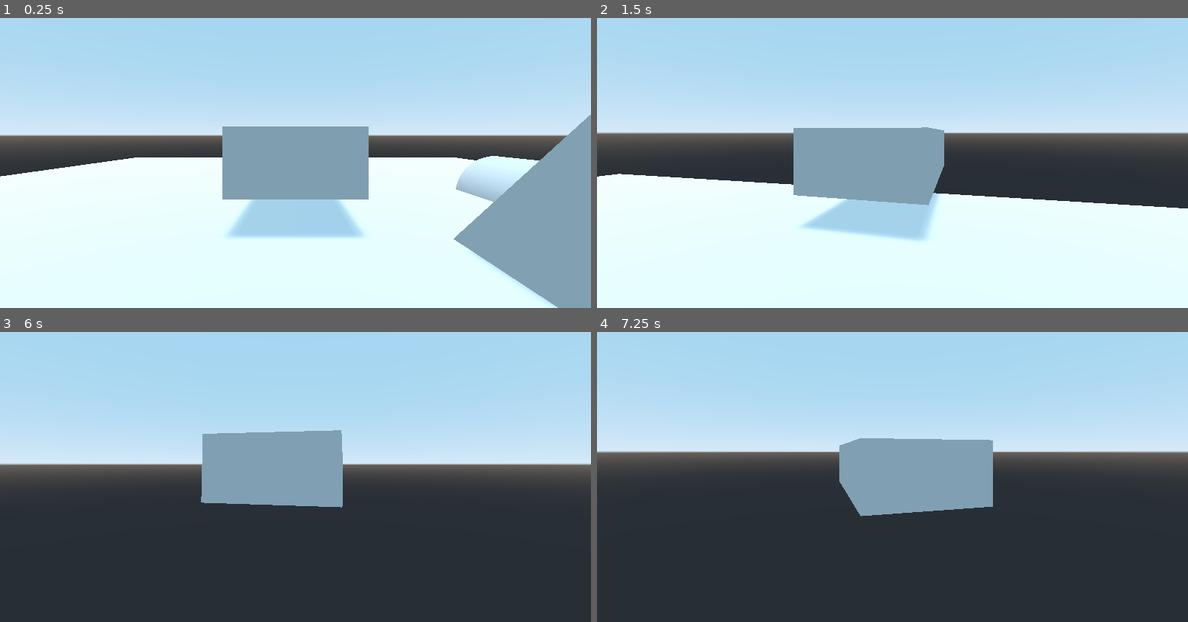
Above: before the commit, frames 1-4 (two rows, left to right).
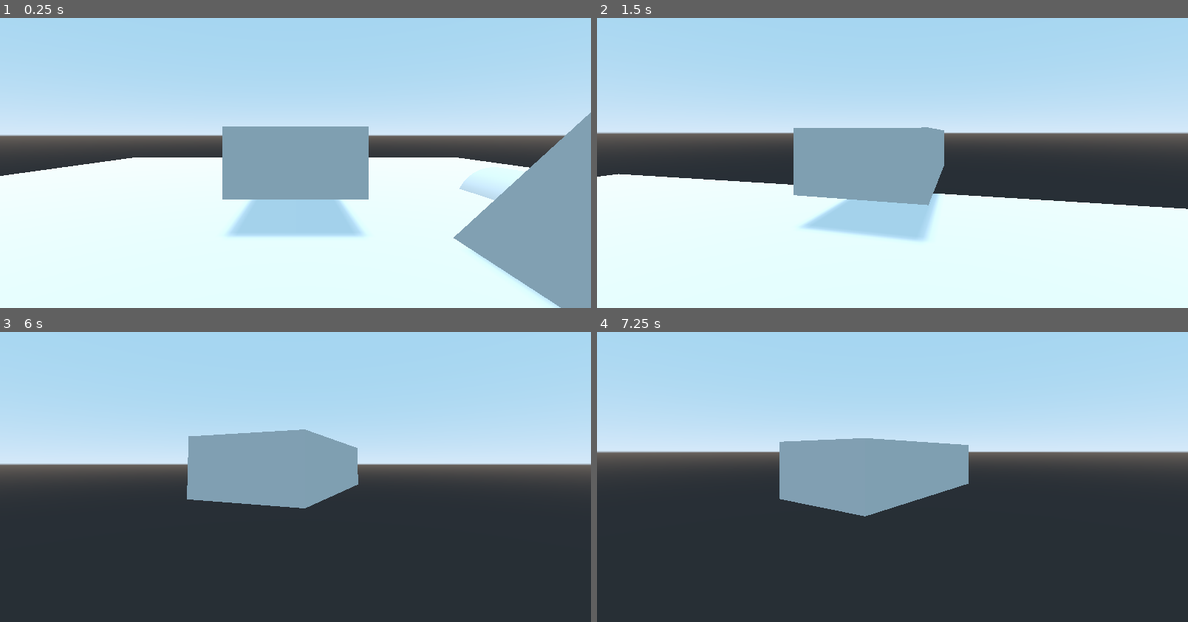
Above: after the commit, the same moments.

Repository: Norodix/LizzysLunch
Game: Godot game, scene res://World.tscn
The game is run twice, just before and just after one commit, with the same random seed, the same clock (stepped at 60 frames per second) and the same inputs.
Inputs (mouse positions are in pixels of both pictures, inside the frame that each line leads up to):
- Up to frame 1 (0.25 s): no input
- Up to frame 2 (1.5 s): move the mouse to (922, 134) at 0.52 s; hold Up (ui_up) from 0.53 s (still down); move the mouse to (862, 136) at 1.27 s
- Up to frame 3 (6 s): move the mouse to (307, 442) at 2.02 s; tap Enter at 2.75, 4.25, 5.75 s; move the mouse to (289, 453) at 2.77 s; tap Space at 3.5, 5 s; move the mouse to (336, 453) at 3.52 s; move the mouse to (248, 445) at 4.27 s; move the mouse to (301, 448) at 5.02 s; move the mouse to (271, 442) at 5.77 s; release Up (ui_up) at 5.78 s; hold Right (ui_right) from 5.78 s (still down)
- Up to frame 4 (7.25 s): move the mouse to (922, 448) at 6.52 s; release Right (ui_right) at 6.53 s; hold Up (ui_up) from 6.53 s (still down)

The runs differ from the first frame. In frame 1, 1.0% of the frame differs, in the area x 0-100%, y 32-100%; in frame 2, less than 0.1%; in frame 3, 1.3%; in frame 4, 4.3%, in the area x 30-67%, y 36-64%.
Error after the commit: Invalid call. Nonexistent function 'DrawLine' in base 'Nil'. (res://Player.gd:49)

Commit message:
Added line drawing submodule, player orientation based on raycast

Diff:
--- a/Source/CamRoot.gd
+++ b/Source/CamRoot.gd
@@ -44,5 +44,7 @@
 #		$h.rotation_degrees.y = lerp($h.rotation_degrees.y, camrot_h, delta * h_acceleration)
 
 	#$h/v.rotation_degrees.x = lerp($h/v.rotation_degrees.x, camrot_v, delta * v_acceleration)
+	self.global_transform.basis = Basis()
 	$H.rotation.y = camrot_h
+
 	$H/V.rotation.z = camrot_v
--- a/Source/Player.gd
+++ b/Source/Player.gd
@@ -31,12 +31,41 @@
 	self.translate_object_local(velocity*speed*delta)
 
 	# perform raycasting
+	$RayCast.force_raycast_update()
+	var origin = $RayCast.global_transform.origin
 	if $RayCast.is_colliding():
-		print($RayCast.get_collider())
-		var origin = $RayCast.global_transform.origin
+
+		#move to the ground based on collisison
+		#print($RayCast.get_collider())
 		var collision_point = $RayCast.get_collision_point()
 		var collision_vector = collision_point - origin
 		var distance = collision_vector.length()
 		var refDistance = 1
-		self.translate((collision_vector - (collision_vector / distance * refDistance)) * 0.2)
+		self.translate((collision_vector - (collision_vector / distance * refDistance)) * 1)#0.2)
+
+		#align self with raycast collision's normal
+		#get normal
+		var normal = $RayCast.get_collision_normal()
+		DrawLine3d.DrawLine(origin, origin+normal*2, Color(0, 1, 0))
+		#get forward direction
+		var forward = transform.basis.x
+		DrawLine3d.DrawLine(origin, origin+forward*2, Color(1, 0, 0))
+		#project forward to normal's perpendicular plane
+		var newForward = (forward - (forward.dot(normal) * (normal.normalized()))).normalized()
+		DrawLine3d.DrawLine(origin, origin+newForward*2, Color(1, 0, 0))
+		#cross product gives last basis vector of transformation X * Y = Z
+		var zDir = newForward.cross(normal).normalized()
+		DrawLine3d.DrawLine(origin, origin+zDir*2, Color(0, 0, 1))
+		#Interpolate between current rotation and target using quaternions
+		# Convert basis to quaternion, keep in mind scale is lost
+		var a = Quat(transform.basis)
+		var newBasis = Basis(newForward, normal, zDir).orthonormalized()
+		var b = Quat(newBasis)
+		# Interpolate using spherical-linear interpolation (SLERP).
+		var c = a.slerp(b,0.05) # find halfway point between a and b
+		# Apply back
+		transform.basis = Basis(c)
+
+
+#	DrawLine3d.DrawRay(origin, $RayCast.cast_to, Color(1, 0, 0))
 	pass
--- a/Source/World.tscn
+++ b/Source/World.tscn
@@ -43,7 +43,7 @@
 material/0 = SubResource( 3 )
 
 [node name="StaticBody2" type="StaticBody" parent="."]
-transform = Transform( -4.37114e-08, -1, 0, 1, -4.37114e-08, 0, 0, 0, 1, 0, 0.85549, 5.11865 )
+transform = Transform( -4.37114e-08, -1, 0, 1, -4.37114e-08, 0, 0, 0, 1, 0, 0.55811, 5.11865 )
 
 [node name="CollisionShape" type="CollisionShape" parent="StaticBody2"]
 shape = SubResource( 4 )
--- a/Source/project.godot
+++ b/Source/project.godot
@@ -10,7 +10,6 @@
 
 _global_script_classes=[  ]
 _global_script_class_icons={
-
 }
 
 [application]
@@ -18,6 +17,10 @@
 config/name="Stop Waiting For Godot"
 run/main_scene="res://World.tscn"
 config/icon="res://icon.png"
+
+[autoload]
+
+DrawLine3d="*res://Godot-3D-Lines/DrawLine3D.gd"
 
 [input]
 
Not shown, added: .gitmodules
